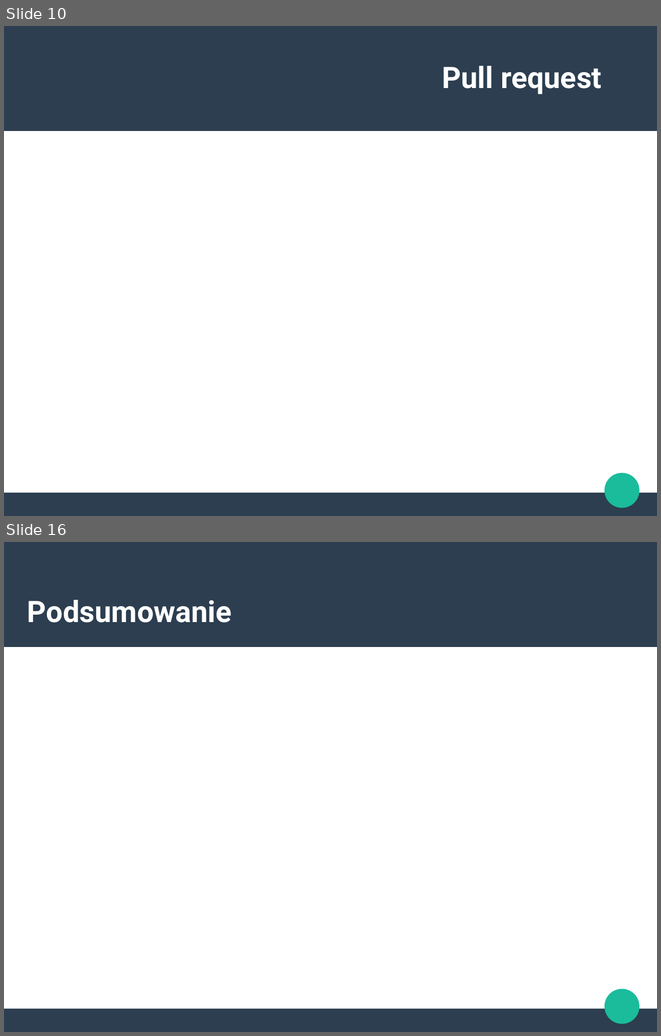
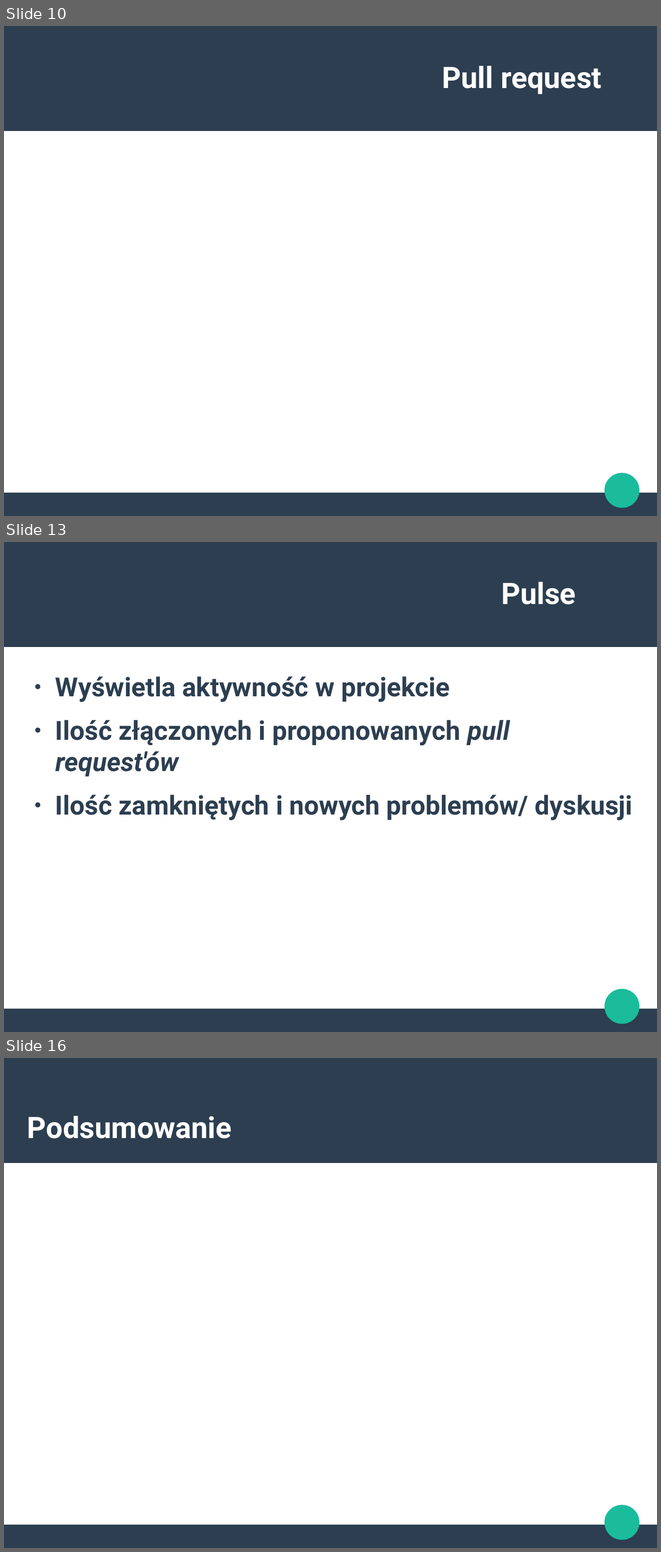
Before and after one commit to PZZProject/ProjecktPrezentacja, a slide deck: PrezentacjaGitHub.odp. Shown one above the other, each under a label of ours: slides 10 and 16 before the commit, slides 10, 13 and 16 after it; the slides between them are not shown. The pictures are 661x1036 and 661x1552 pixels, drawn with LibreOffice and Linux fonts; fonts in the diff are those of the drawing. Boxes give left, top, right and bottom in pixels: in the first picture for what was removed or moved away, otherwise in the second. Text is boxed around its words. In the diff, an @@ line names an element or a change of style, - is before the commit and + after.

```diff
--- a/PrezentacjaGitHub.odp
+++ b/PrezentacjaGitHub.odp
@@ slide 13 added at bbox=[4, 542, 657, 1032], background #FFFFFF; not listed: 3 template elements that a slide beside it also shows @@
@@ title added at bbox=[501, 582, 576, 605], 36 pt, text #FFFFFF, bold @@
+Pulse
@@ text added at bbox=[55, 676, 633, 820], 32 pt, text #2C3E50, bold @@
+● Wyświetla aktywność w projekcie
+● Ilość złączonych i proponowanych pull request'ów
+● Ilość zamkniętych i nowych problemów/ dyskusji
```
Also in this commit, not shown: 6 other slides added, 7 slides removed.
